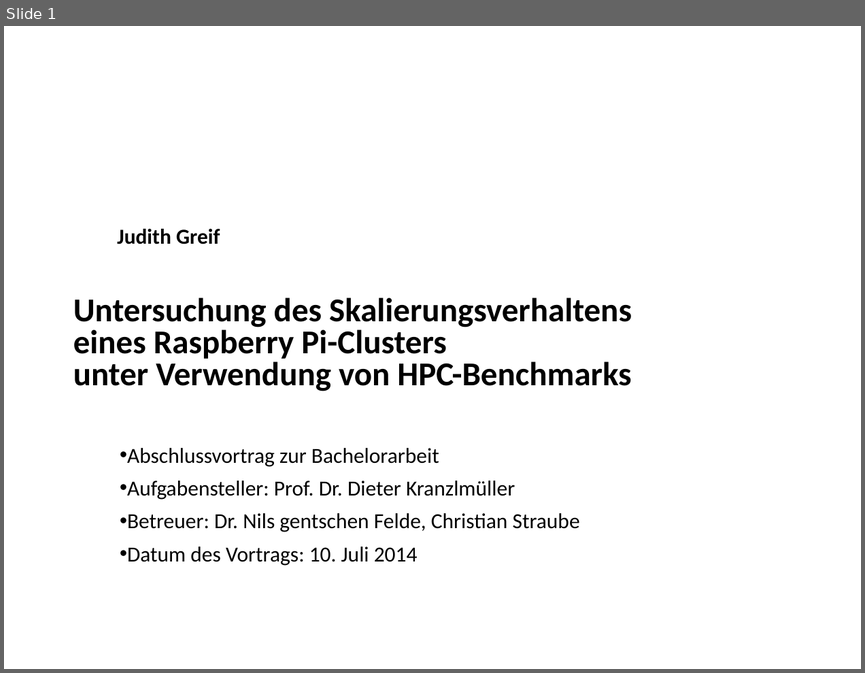
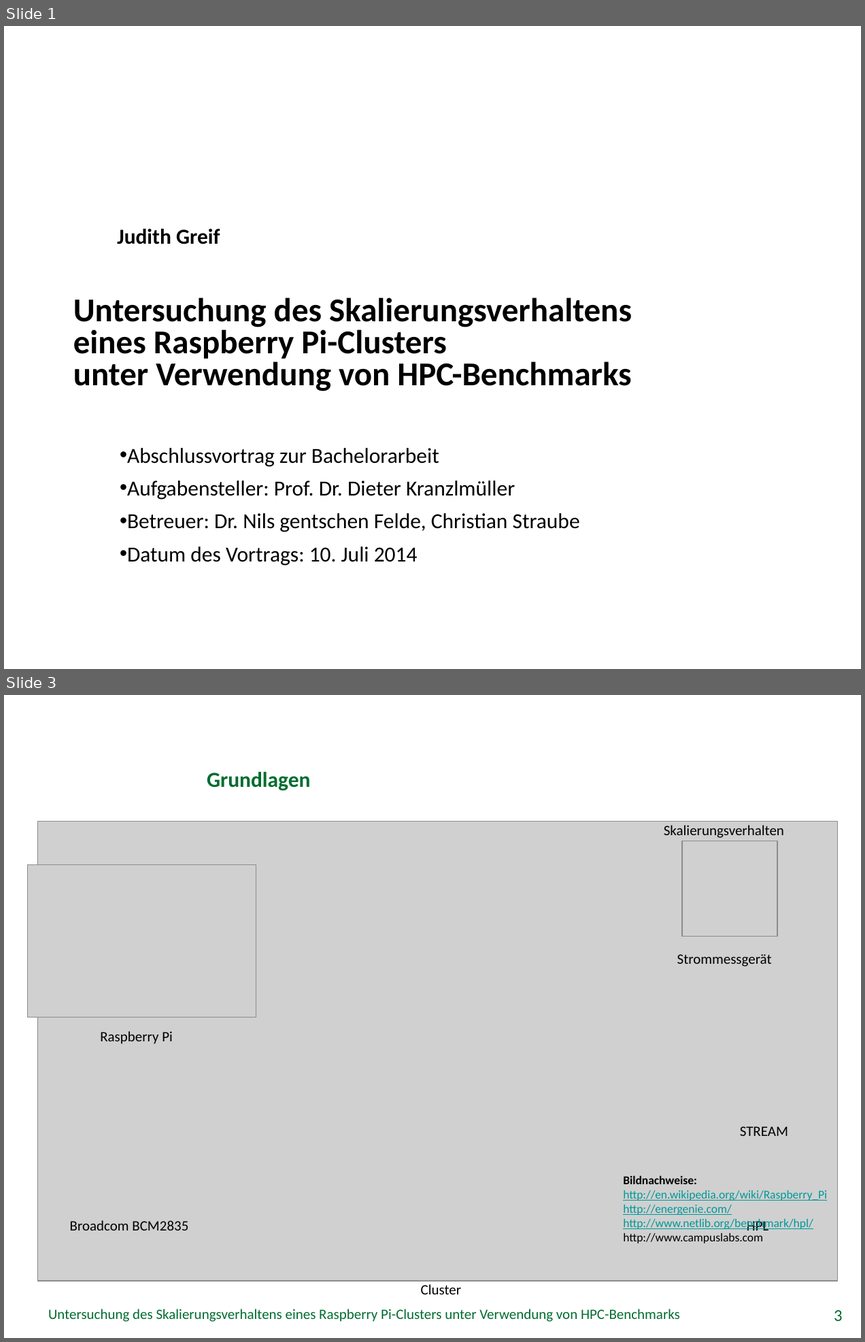
Before and after one commit to missgreenwood/bachelor-arbeit, a slide deck: Disputation/grei14.pptx. Shown one above the other, each under a label of ours: slide 1 before the commit, slides 1 and 3 after it; the slides between them are not shown. The pictures are 865x673 and 865x1342 pixels, drawn with LibreOffice and Linux fonts; fonts in the diff are those of the drawing; grey boxes stand for pictures; background and template pictures are left out. Boxes give left, top, right and bottom in pixels: in the first picture for what was removed or moved away, otherwise in the second. Text is boxed around its words. In the diff, an @@ line names an element or a change of style, - is before the commit and + after.

```diff
--- a/Disputation/grei14.pptx
+++ b/Disputation/grei14.pptx
@@ slide 3 added at (4, 695, 861, 1338), background picture (left out) @@
@@ title added at (207, 772, 310, 791), 18 pt, text #006C30, bold @@
+Grundlagen
@@ picture added at (37, 821, 837, 1280) @@
@@ text added at (664, 825, 784, 838), 12 pt, text #000000 @@
+Skalierungsverhalten
@@ picture added at (682, 841, 777, 936) @@
@@ picture added at (28, 864, 257, 1017) @@
@@ text added at (677, 954, 772, 966), 12 pt, text #000000 @@
+Strommessgerät
@@ text added at (100, 1031, 173, 1044), 12 pt, text #000000 @@
+Raspberry Pi
@@ text added at (740, 1126, 788, 1136), 12 pt, text #000000 @@
+STREAM
@@ text added at (623, 1175, 827, 1243), 10 pt, text #009999, underline @@
+Bildnachweise:
+http://en.wikipedia.org/wiki/Raspberry_Pi
+http://energenie.com/
+http://www.netlib.org/benchmark/hpl/
+http://www.campuslabs.com
@@ text added at (70, 1220, 188, 1230), 12 pt, text #000000 @@
+Broadcom BCM2835
@@ text added at (747, 1219, 769, 1230), 12 pt, text #000000 @@
+HPL
@@ text added at (421, 1284, 461, 1294), 12 pt, text #000000 @@
+Cluster
@@ text added at (48, 1308, 680, 1321), 12 pt, text #006C30 @@
+Untersuchung des Skalierungsverhaltens eines Raspberry Pi-Clusters unter Verwendung von HPC-Benchmarks
@@ page number added at (834, 1310, 842, 1321), 14 pt, text #006C30 @@
+3
```
Also in this commit, not shown: 24 slides changed, 1 slide removed, 5 other files.
